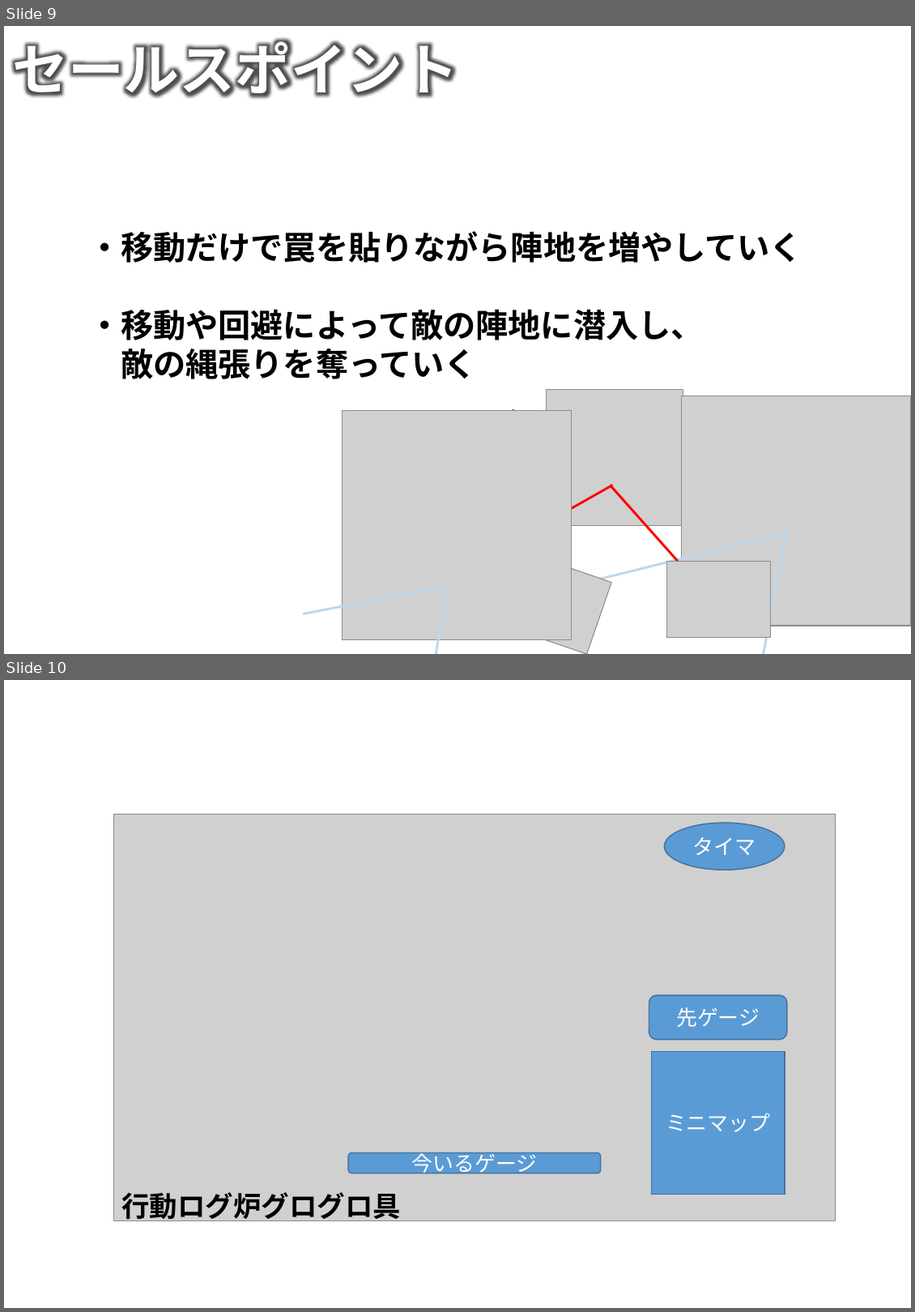
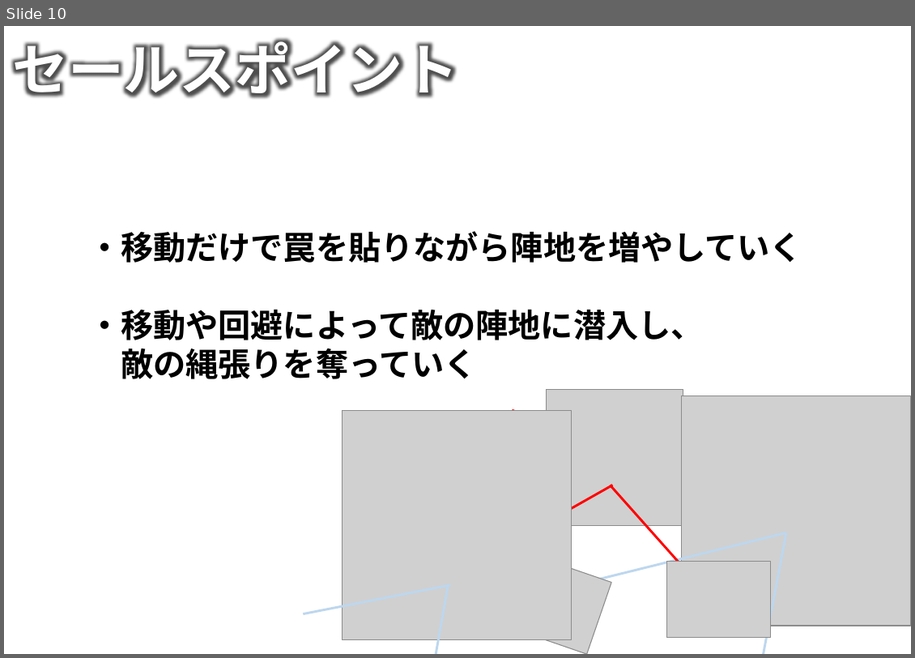
Before and after one commit to NHGC20172H02/PL, a slide deck: 企画や仕様(統合用)/String Territory(修正版).pptx. Shown one above the other, each under a label of ours: slides 9 and 10 before the commit, slide 10 after it. The pictures are 915x1312 and 915x658 pixels, drawn with LibreOffice and Linux fonts; fonts in the diff are those of the drawing; grey boxes stand for pictures; background and template pictures are left out. Boxes give left, top, right and bottom in pixels: in the first picture for what was removed or moved away, otherwise in the second. Text is boxed around its words. In the diff, an @@ line names an element or a change of style, - is before the commit and + after.

Commit message:
2Dリソースゲージ関係

```diff
--- a/企画や仕様(統合用)/String Territory(修正版).pptx
+++ b/企画や仕様(統合用)/String Territory(修正版).pptx
@@ slide 10 removed at box(4, 680, 911, 1308), background #FFFFFF @@
@@ picture removed at box(113, 814, 836, 1221) @@
@@ ellipse removed at box(665, 823, 786, 870) @@
-タイマ
@@ rounded rectangle removed at box(649, 996, 787, 1040) @@
-先ゲージ
@@ rectangle removed at box(651, 1052, 785, 1194) @@
-ミニマップ
@@ rounded rectangle removed at box(348, 1153, 600, 1173) @@
-今いるゲージ
@@ text removed at box(121, 1192, 401, 1224) @@
-行動ログ炉グログロ具
@@ what was slide 9 is now slide 10 @@
```
Also in this commit, not shown: 1 slide changed, 1 slide added, 13 other files.
